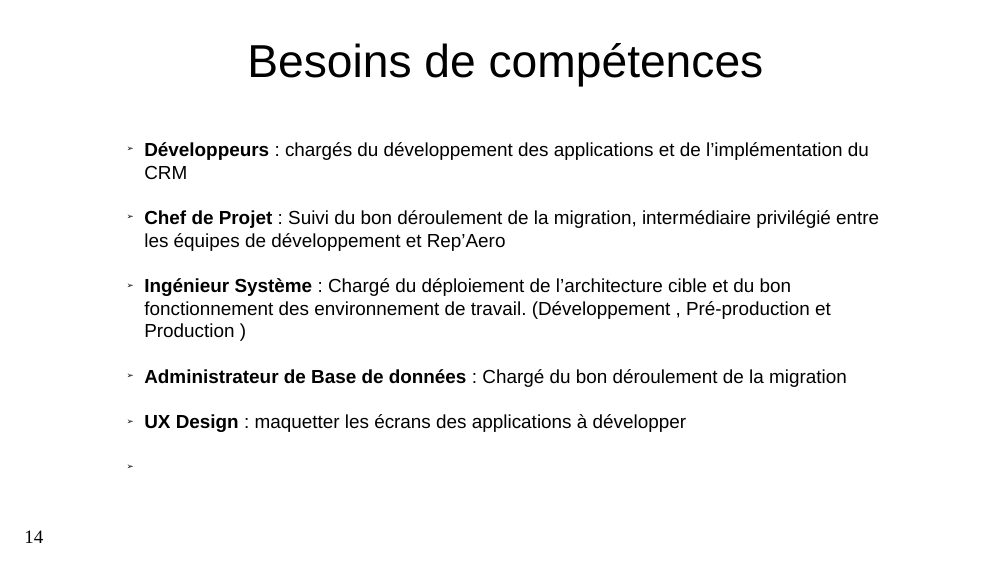
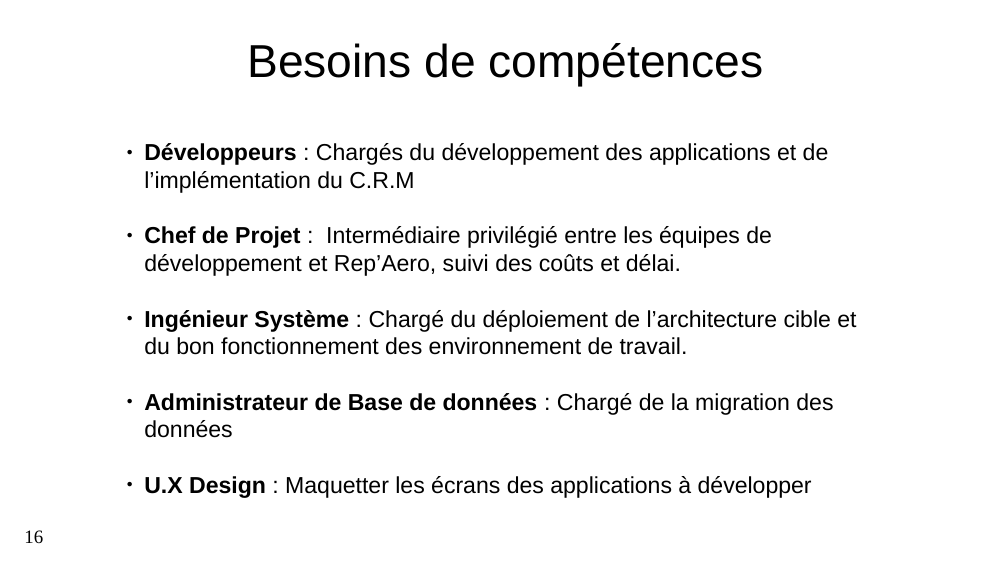
Before and after one commit to Lamessolo/ProjetLeadTech, a slide deck: slide 16 of P4_04_PresentationRecapitulatif.pptx (slide 14 before the commit). Drawn at 1008x567 pixels with LibreOffice and Linux fonts; fonts in the diff are those of the drawing; background and template pictures are left out. Boxes give left, top, right and bottom in pixels: in the first picture for what was removed or moved away, otherwise in the second. Text is boxed around its words. In the diff, an @@ line names an element or a change of style, - is before the commit and + after.

```diff
--- a/P4_04_PresentationRecapitulatif.pptx
+++ b/P4_04_PresentationRecapitulatif.pptx
@@ text at <box>144,143,856,498</box>: text changed; size 18 to 22 pt @@
-➢ Développeurs : chargés du développement des applications et de l’implémentation du CRM
-➢ Chef de Projet : Suivi du bon déroulement de la migration, intermédiaire privilégié entre les équipes de développement et Rep’Aero
-➢ Ingénieur Système : Chargé du déploiement de l’architecture cible et du bon fonctionnement des environnement de travail. (Développement , Pré-production et Production )
-➢ Administrateur de Base de données : Chargé du bon déroulement de la migration
-➢ UX Design : maquetter les écrans des applications à développer
+● Développeurs : Chargés du développement des applications et de l’implémentation du C.R.M
+● Chef de Projet : Intermédiaire privilégié entre les équipes de développement et Rep’Aero, suivi des coûts et délai.
+● Ingénieur Système : Chargé du déploiement de l’architecture cible et du bon fonctionnement des environnement de travail.
+● Administrateur de Base de données : Chargé de la migration des données
+● U.X Design : Maquetter les écrans des applications à développer
@@ page number at <box>24,530,43,543</box>: text changed @@
-14
+16
```
Also in this commit, not shown: 9 other slides changed, 10 slides added, 6 slides removed, 5 other files.
